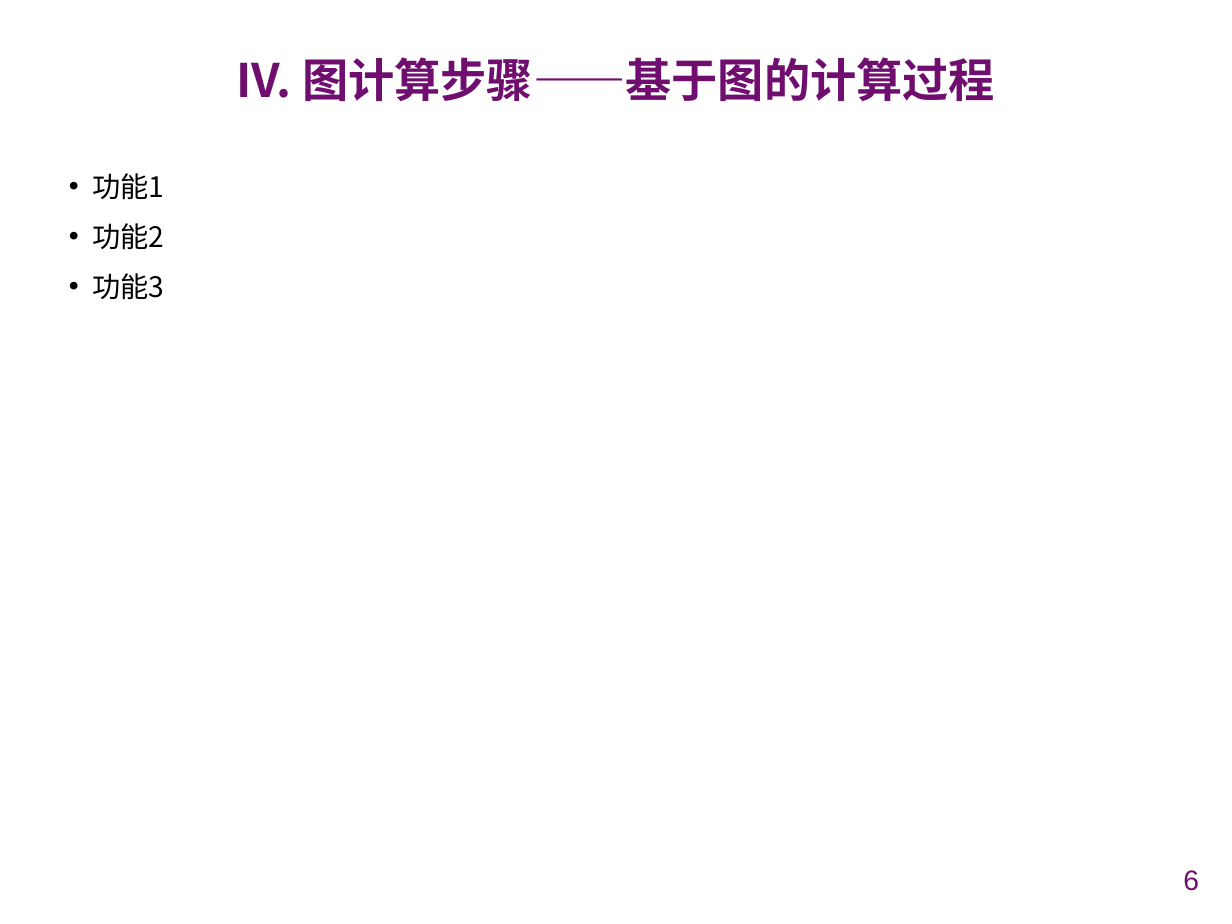
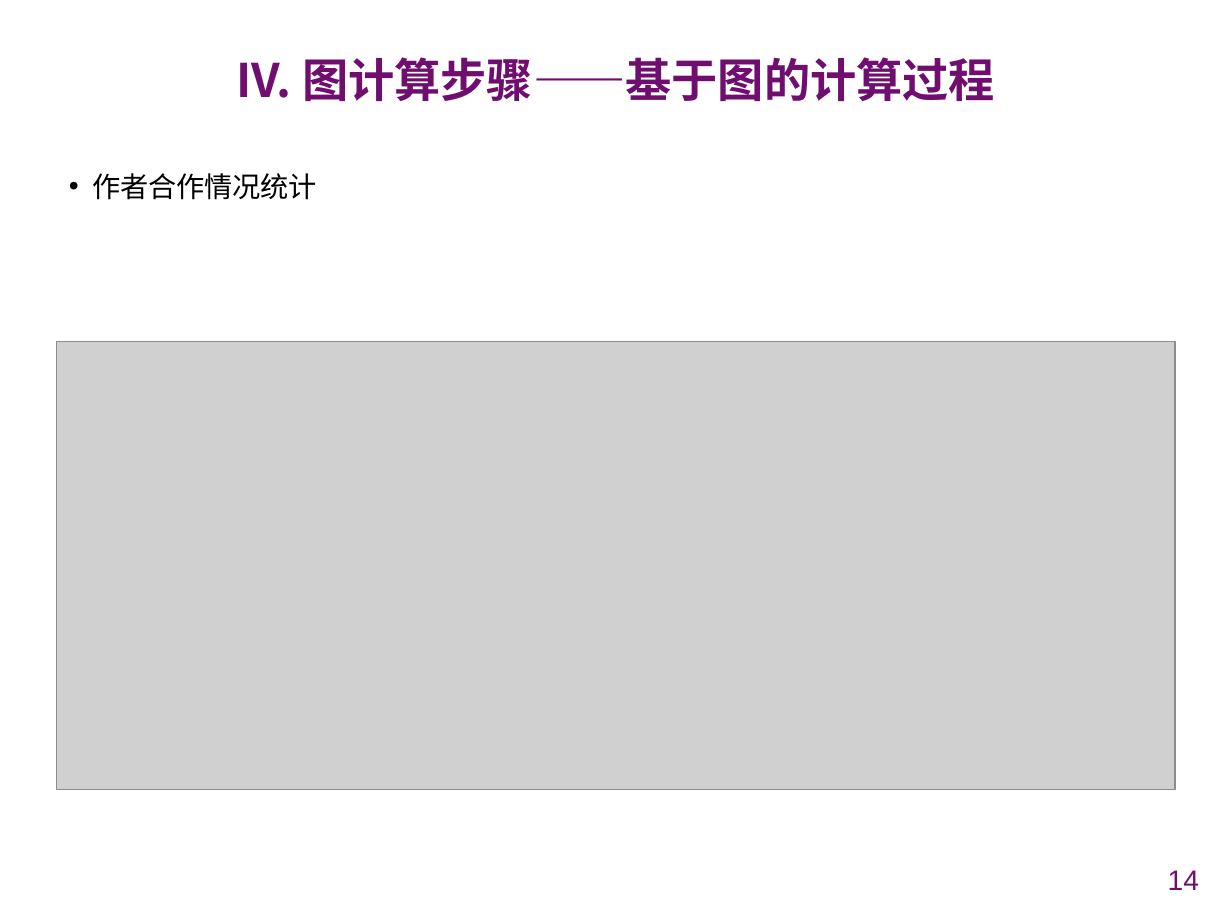
Before and after one commit to chenxiao2402/NJUSE-CloudComputing, a slide deck: slide 14 of PPT/云计算GraphX实现汇报.pptx (slide 6 before the commit). Drawn at 1232x924 pixels with LibreOffice and Linux fonts; fonts in the diff are those of the drawing; grey boxes stand for pictures; background and template pictures are left out. Boxes give left, top, right and bottom in pixels: in the first picture for what was removed or moved away, otherwise in the second. Text is boxed around its words. In the diff, an @@ line names an element or a change of style, - is before the commit and + after.

```diff
--- a/PPT/云计算GraphX实现汇报.pptx
+++ b/PPT/云计算GraphX实现汇报.pptx
@@ text at (92,173,317,200): text changed @@
-• 功能1
-• 功能2
-• 功能3
+• 作者合作情况统计
@@ picture added at (57,341,1175,790) @@
@@ page number at (1168,870,1199,890): text changed @@
-6
+14
```
Also in this commit, not shown: 2 other slides changed, 11 slides added, 3 other files.
